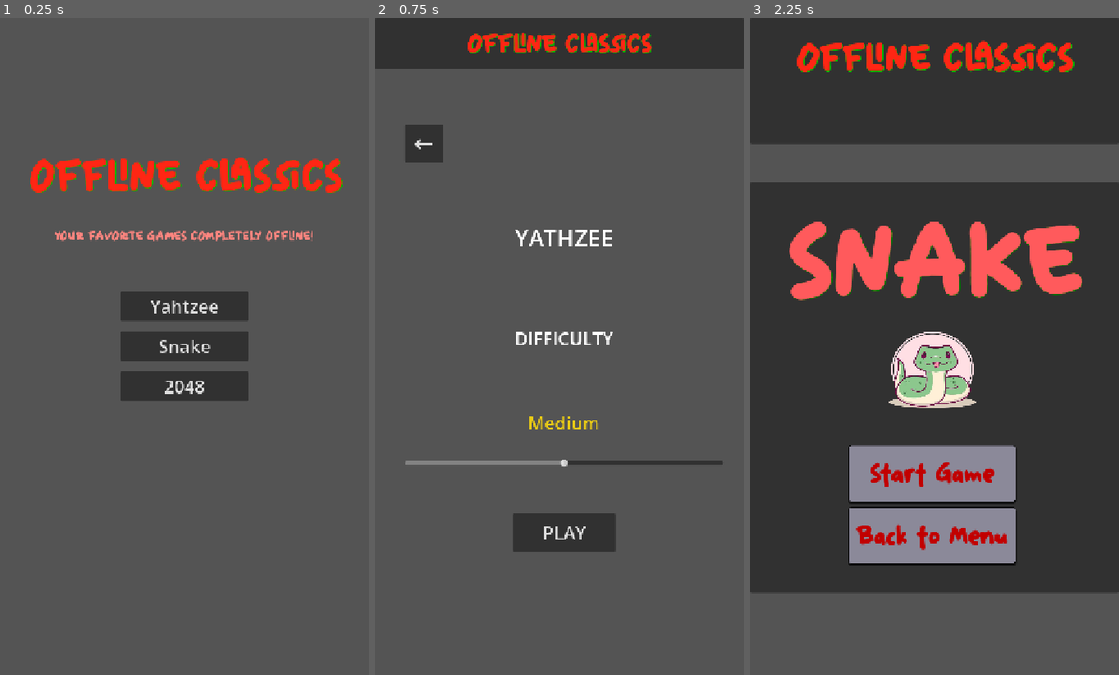
Above: before the commit, frames 1-3 (left to right).
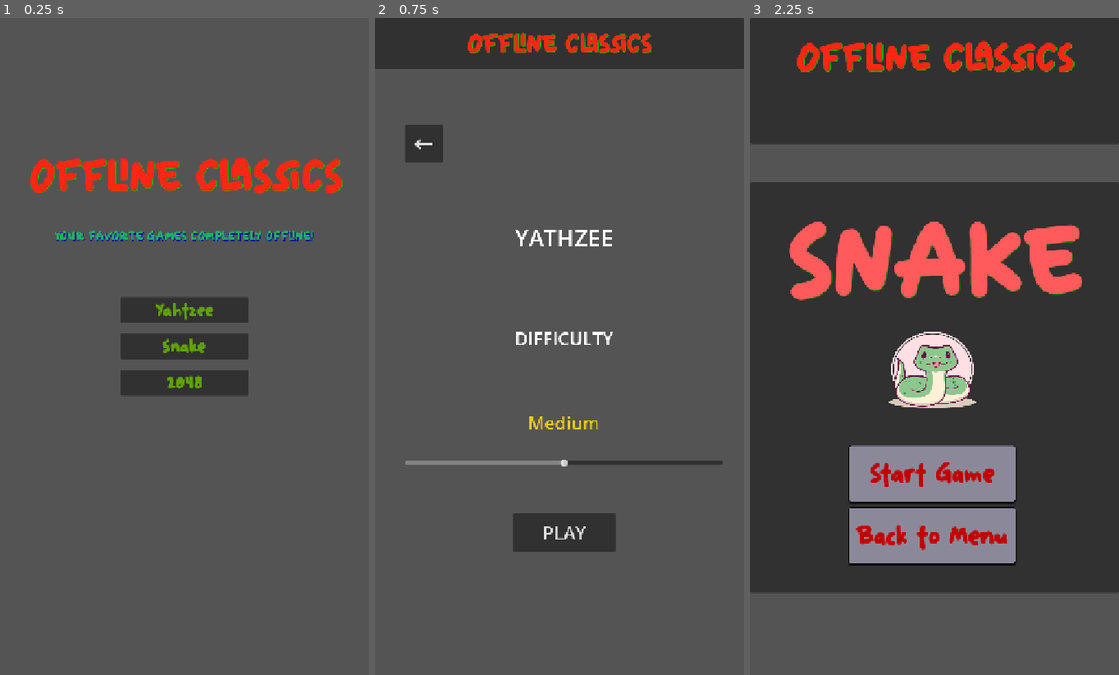
Above: after the commit, the same moments.

Repository: lma812/OfflineClassics
Game: Godot game, scene res://main_menu.tscn
Same seed, same stepped clock (60 frames per second), same inputs: the game is played once before the commit and once after it.
Inputs:
- Up to frame 1 (0.25 s): no input
- Up to frame 2 (0.75 s): click "Yahtzee" at 0.5 s
- Up to frame 3 (2.25 s): click "←" at 1.25 s; click "Snake" at 2 s

The runs differ from the first frame. In frame 1, 2.2% of the frame differs, in the area x 14-86%, y 32-59%; in frame 2, nothing differs; in frame 3, nothing differs.

Commit message:
font and color

Diff:
--- a/main_menu.tscn
+++ b/main_menu.tscn
@@ -30,18 +30,24 @@
 [node name="YahtzeeButton" type="Button" parent="CenterContainer/VBoxContainer" unique_id=2115011799]
 custom_minimum_size = Vector2(250, 50)
 layout_mode = 2
+theme_override_colors/font_color = Color(0.37254903, 0.63529414, 0, 1)
+theme_override_fonts/font = ExtResource("2_fu7sn")
 theme_override_font_sizes/font_size = 35
 text = "Yahtzee"
 
 [node name="SnakeButton" type="Button" parent="CenterContainer/VBoxContainer" unique_id=1781382309]
 custom_minimum_size = Vector2(150, 50)
 layout_mode = 2
+theme_override_colors/font_color = Color(0.37254903, 0.63529414, 0, 1)
+theme_override_fonts/font = ExtResource("2_fu7sn")
 theme_override_font_sizes/font_size = 35
 text = "Snake"
 
 [node name="Game2048Button" type="Button" parent="CenterContainer/VBoxContainer" unique_id=1116723117]
 custom_minimum_size = Vector2(150, 50)
 layout_mode = 2
+theme_override_colors/font_color = Color(0.37254903, 0.63529414, 0, 1)
+theme_override_fonts/font = ExtResource("2_fu7sn")
 theme_override_font_sizes/font_size = 35
 text = "2048"
 
@@ -74,7 +80,8 @@
 offset_bottom = 12.319946
 grow_horizontal = 2
 grow_vertical = 2
-theme_override_colors/font_color = Color(1, 0.52156866, 0.49803922, 1)
+theme_override_colors/font_color = Color(0.12641624, 0.6980069, 0.40883833, 1)
+theme_override_colors/font_shadow_color = Color(0, 0, 0.61960787, 0.84313726)
 theme_override_fonts/font = ExtResource("3_jix8l")
 theme_override_font_sizes/font_size = 25
 text = "YOUR FAVORITE GAMES COMPLETELY OFFLINE!"
